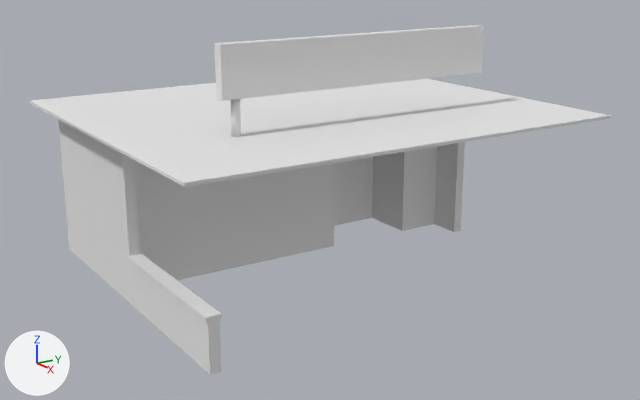
A saved change to the Blender file Models/Restaurant/Restaurant - UV.blend.
Camera for both pictures: a 50 mm camera at (9.18, -7.38, 5.06) aimed at (-2.03, -0.11, 1.09). The axes (+X, +Y, +Z) are drawn at lower left. The lights are the same throughout. The same objects are shown in both versions, whatever each file hides.

Before the edit, the objects in view are built like this:
```python
me_cube_007 = bpy.data.meshes.new('Cube.007')
me_cube_007.from_pydata(...)  # 155 vertices, 110 faces; spans x -2.67..1.19, y -0.41..6.47, z -5.66..0.26
me_cube_007.materials.append(mat_grid)  # its picture is missing
ob_rest = bpy.data.objects.new('Rest', me_cube_007)
ob_rest.location = (0.49, -3.17, 1.2)
ob_rest.rotation_mode = 'AXIS_ANGLE'
ob_rest.rotation_axis_angle = (1.484, 0.0, 1.0, 0.0)
```
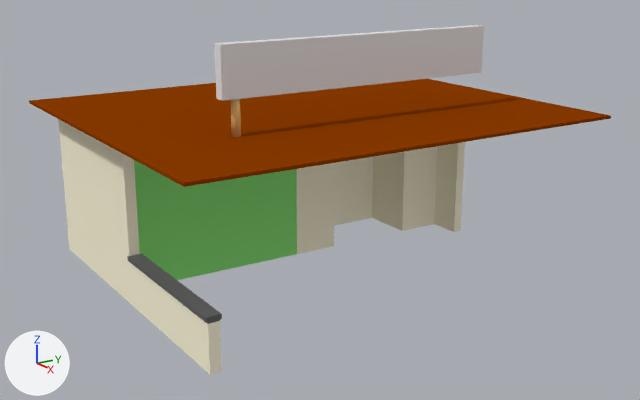
What differs and where, as boxes [x1, y1, x2, y2] in the pictures (640 x 400 px):
part 1 of me_cube_007, recoloured (grey to brown)
    both: [230, 99, 241, 137]
part 2 of me_cube_007, recoloured (white to brown)
    both: [30, 80, 611, 187]
part 3 of me_cube_007, recoloured (white to brown)
    both: [29, 101, 121, 144]
part 4 of me_cube_007, recoloured (white to brown)
    both: [415, 79, 492, 92]
part 5 of me_cube_007, recoloured (grey to brown)
    both: [106, 142, 184, 186]
part 6 of me_cube_007, recoloured
    both: [297, 142, 465, 254]
part 7 of me_cube_007, recoloured (grey to white)
    both: [58, 119, 140, 305]
part 8 of me_cube_007, recoloured (grey to white)
    both: [130, 263, 222, 375]
part 9 of me_cube_007, recoloured
    both: [127, 254, 222, 324]
part 10 of me_cube_007, recoloured (grey to green)
    both: [134, 160, 297, 280]

What changed in the scene script:
```text
Add mat_menu:
    mat_menu = diffuse_material('Menu')
    mat_menu.base_color = (0.272, 0.8, 0.208)  # green #8ee77e
Add mat_walls:
    mat_walls = diffuse_material('Walls')
    mat_walls.base_color = (1.0, 0.939, 0.716)  # white #fff8dc
Add mat_sign_holder:
    mat_sign_holder = diffuse_material('Sign holder')
    mat_sign_holder.base_color = (0.8, 0.474, 0.168)  # orange #e7b772
Add mat_concrete:
    mat_concrete = diffuse_material('Concrete')
    mat_concrete.base_color = (0.133, 0.133, 0.133)  # dark grey #666666
Add mat_rest_roof:
    mat_rest_roof = diffuse_material('Rest_roof')
    mat_rest_roof.base_color = (0.26, 0.0441, 0.0)  # brown #8b3b00
Change me_cube_007:
    where me_cube_007.from_pydata(...)  # 155 vertices, 110 faces; spans x -2.67..1.19, y -0.41..6.47, z -5.66..0.26
    used by ob_rest; location = (0.49, -3.17, 1.2); rotation_axis_angle = (1.484, 0.0, 1.0, 0.0)
    me_cube_007 part 1: all 32 faces centred in x -1.7..-1.69, y 1.1..1.22, z -1.54..-1.42 switch from mat_grid (its picture is missing) to mat_sign_holder (orange #e7b772)
    me_cube_007 part 2: 9 of the faces centred in x -1.79..-1.26, y 3.03, z -5.66..0.26 switch from mat_grid (its picture is missing) to mat_rest_roof (brown #8b3b00)
    me_cube_007 part 3: 3 of the faces centred in x -1.65..-1.61, y -0.41..-0.24, z -3.9 switch from mat_grid (its picture is missing) to mat_rest_roof (brown #8b3b00)
    me_cube_007 part 4: 3 of the faces centred in x -1.65..-1.61, y 6.3..6.47, z -3.9 switch from mat_grid (its picture is missing) to mat_rest_roof (brown #8b3b00)
    me_cube_007 part 5: 1 of the faces centred in x -1.37, y -0.41, z -0.94 switch from mat_grid (its picture is missing) to mat_rest_roof (brown #8b3b00)
    me_cube_007 part 6: all 12 faces centred in x -1.36..0.02, y 3.03..6.12, z -4.09..-2.5 switch from mat_grid (its picture is missing) to mat_walls (white #fff8dc)
    me_cube_007 part 7: all 3 faces centred in x -0.34..-0.2, y -0.07..0.09, z -4.01..-2.6 switch from mat_grid (its picture is missing) to mat_walls (white #fff8dc)
    me_cube_007 part 8: all 3 faces centred in x 0.75..0.86, y -0.07..0.09, z -1.43..-0.19 switch from mat_grid (its picture is missing) to mat_walls (white #fff8dc)
    me_cube_007 part 9: 16 of the faces centred in x 0.25..0.52, y -0.09..0.12, z -2.64..-0.16 switch from mat_grid (its picture is missing) to mat_concrete (dark grey #666666)
    me_cube_007 part 10: the 1 face centred in x -0.22, y 1.56, z -3.15 switches from mat_grid (its picture is missing) to mat_menu (green #8ee77e)
    add me_cube_007.materials.append(mat_menu)  # green #8ee77e
```
